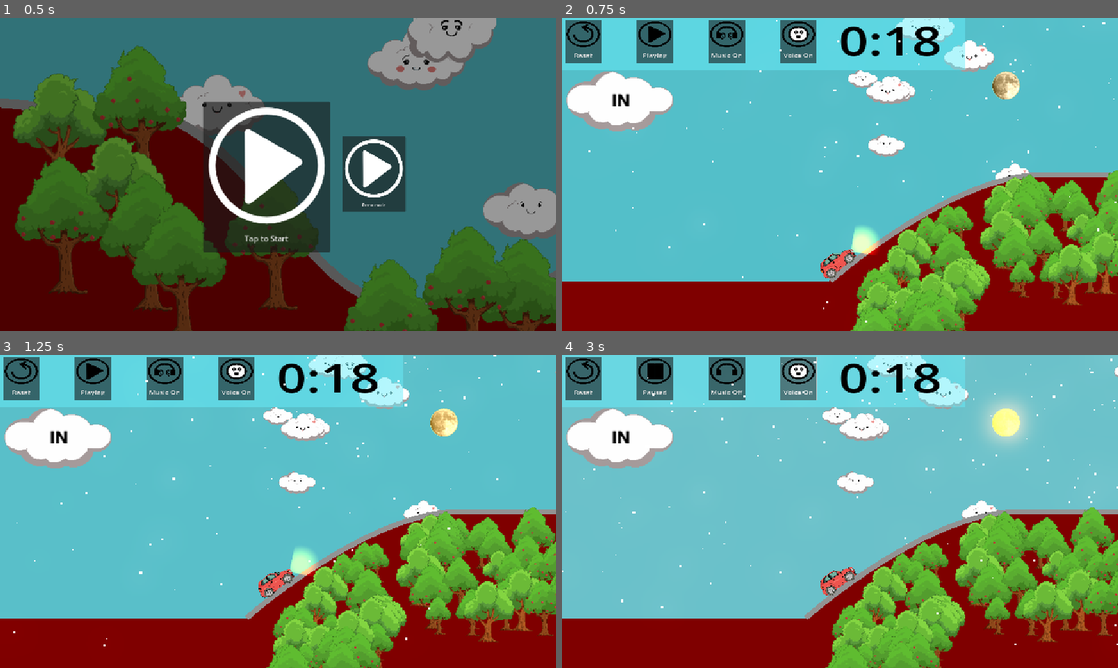
Above: before the commit, frames 1-4 (two rows, left to right).
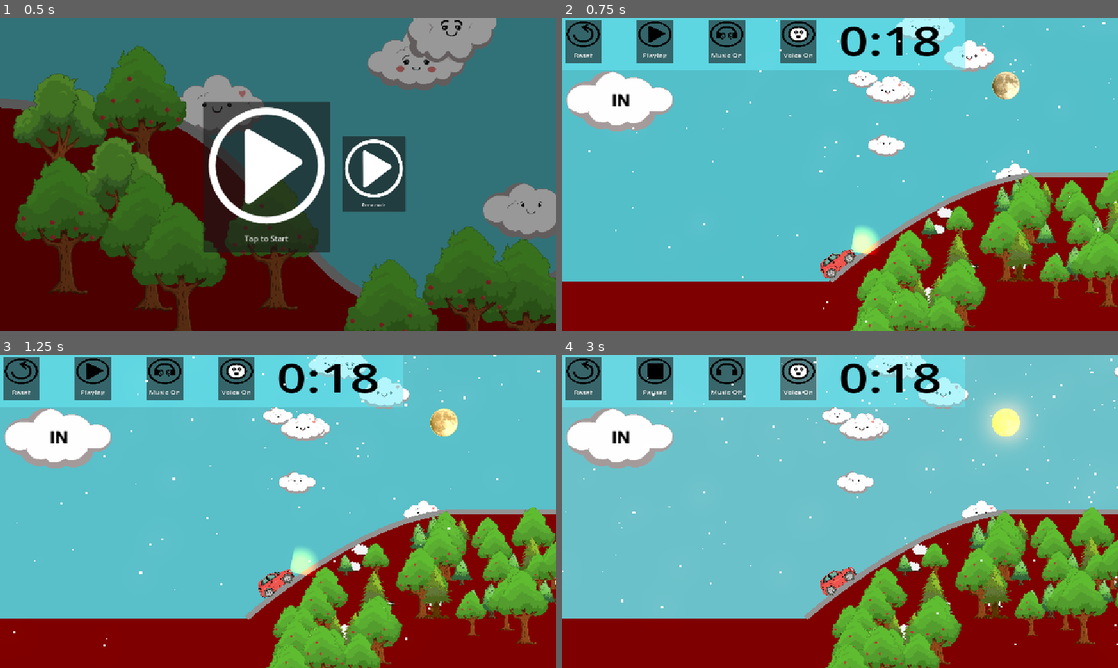
Above: after the commit, the same moments.

Repository: sslater11/breathline
Game: Godot game, scene res://start_scene.tscn
Two runs of this game, one before a commit and one after it. Both use one fixed random seed, a clock stepped at 60 frames per second and the inputs below. The engine's default icon, where the game draws it, is replaced by a stand-in: a white triangle on a blue panel in a dark square. Sound files missing from this copy of the repository are replaced by a short silence.
Inputs:
- Up to frame 1 (0.5 s): no input
- Up to frame 2 (0.75 s): click "Demo mode" at 0.5 s
- Up to frame 3 (1.25 s): no input
- Up to frame 4 (3 s): click "Playing" at 1.25 s; click "Voice On" at 2 s; click "Voice Off" at 2.75 s

Frame 1 is identical in both runs. In frame 2, 7.4% of the frame differs, in the area x 53-100%, y 50-100%; in frame 3, 7.8%; in frame 4, 7.9%, in the area x 48-100%, y 50-100%.

Commit message:
Added pine trees and sheep.

Diff:
--- a/node_2d.gd
+++ b/node_2d.gd
@@ -47,6 +47,9 @@
 @onready var tree_1: AnimatedSprite2D = $tree1
 @onready var tree_2: AnimatedSprite2D = $tree2
 @onready var tree_3: AnimatedSprite2D = $tree3
+@onready var pine_tree_1: AnimatedSprite2D = $pine_tree1
+@onready var pine_tree_2: AnimatedSprite2D = $pine_tree2
+@onready var sheep: AnimatedSprite2D = $sheep
 
 @onready var cloud_0: AnimatedSprite2D = $cloud0
 @onready var cloud_1: AnimatedSprite2D = $cloud1
@@ -95,7 +98,7 @@
 
 # Called when the node enters the scene tree for the first time.
 func _ready() -> void:
-	all_animated_trees  = [ tree_0 , tree_1 , tree_2 , tree_3  ]
+	all_animated_trees  = [ sheep, pine_tree_1, pine_tree_2, tree_0 , tree_1 , tree_2 , tree_3  ]
 	all_animated_clouds = [ cloud_0, cloud_1, cloud_2, cloud_3 ]
 
 	randomize()
--- a/node_2d.tscn
+++ b/node_2d.tscn
@@ -25,6 +25,9 @@
 [ext_resource type="Texture2D" uid="uid://vj3c3p5y5ep1" path="res://assets/tree1.png" id="23_gt76g"]
 [ext_resource type="Texture2D" uid="uid://in0cs84wuofv" path="res://assets/tree2.png" id="24_1fr6y"]
 [ext_resource type="Texture2D" uid="uid://bde2hv8rm7xub" path="res://assets/tree3.png" id="25_2hxjc"]
+[ext_resource type="Texture2D" uid="uid://durn1531gp1qf" path="res://assets/pine_tree_1_250_x_250.png" id="26_2hxjc"]
+[ext_resource type="Texture2D" uid="uid://c81rtefc0qb0s" path="res://assets/pine_tree_2_220_x_151.png" id="27_ebxd8"]
+[ext_resource type="Texture2D" uid="uid://d0l68kbc4u1y1" path="res://assets/sheep_eating_150_x_100.png" id="28_2u7jv"]
 
 [sub_resource type="Gradient" id="Gradient_txb2v"]
 offsets = PackedFloat32Array(0, 0.394872, 0.68718, 1)
@@ -1152,6 +1155,212 @@
 "speed": 5.0
 }]
 
+[sub_resource type="AtlasTexture" id="AtlasTexture_oixsq"]
+atlas = ExtResource("26_2hxjc")
+region = Rect2(0, 0, 250, 250)
+
+[sub_resource type="SpriteFrames" id="SpriteFrames_uo258"]
+animations = [{
+"frames": [{
+"duration": 1.0,
+"texture": SubResource("AtlasTexture_oixsq")
+}],
+"loop": true,
+"name": &"default",
+"speed": 5.0
+}]
+
+[sub_resource type="AtlasTexture" id="AtlasTexture_5yc5u"]
+atlas = ExtResource("27_ebxd8")
+region = Rect2(0, 0, 220, 151)
+
+[sub_resource type="SpriteFrames" id="SpriteFrames_bcdmj"]
+animations = [{
+"frames": [{
+"duration": 1.0,
+"texture": SubResource("AtlasTexture_5yc5u")
+}],
+"loop": true,
+"name": &"default",
+"speed": 5.0
+}]
+
+[sub_resource type="AtlasTexture" id="AtlasTexture_ysovn"]
+atlas = ExtResource("28_2u7jv")
+region = Rect2(0, 0, 150, 100)
+
+[sub_resource type="AtlasTexture" id="AtlasTexture_xa4jy"]
+atlas = ExtResource("28_2u7jv")
+region = Rect2(150, 0, 150, 100)
+
+[sub_resource type="AtlasTexture" id="AtlasTexture_4rgxs"]
+atlas = ExtResource("28_2u7jv")
+region = Rect2(300, 0, 150, 100)
+
+[sub_resource type="AtlasTexture" id="AtlasTexture_88olm"]
+atlas = ExtResource("28_2u7jv")
+region = Rect2(450, 0, 150, 100)
+
+[sub_resource type="AtlasTexture" id="AtlasTexture_kkr25"]
+atlas = ExtResource("28_2u7jv")
+region = Rect2(0, 100, 150, 100)
+
+[sub_resource type="AtlasTexture" id="AtlasTexture_fibx4"]
+atlas = ExtResource("28_2u7jv")
+region = Rect2(150, 100, 150, 100)
+
+[sub_resource type="AtlasTexture" id="AtlasTexture_7kqy5"]
+atlas = ExtResource("28_2u7jv")
+region = Rect2(300, 100, 150, 100)
+
+[sub_resource type="AtlasTexture" id="AtlasTexture_e1h34"]
+atlas = ExtResource("28_2u7jv")
+region = Rect2(450, 100, 150, 100)
+
+[sub_resource type="AtlasTexture" id="AtlasTexture_ywe1r"]
+atlas = ExtResource("28_2u7jv")
+region = Rect2(0, 200, 150, 100)
+
+[sub_resource type="AtlasTexture" id="AtlasTexture_pjm8v"]
+atlas = ExtResource("28_2u7jv")
+region = Rect2(150, 200, 150, 100)
+
+[sub_resource type="AtlasTexture" id="AtlasTexture_nlgyc"]
+atlas = ExtResource("28_2u7jv")
+region = Rect2(300, 200, 150, 100)
+
+[sub_resource type="AtlasTexture" id="AtlasTexture_oojoh"]
+atlas = ExtResource("28_2u7jv")
+region = Rect2(450, 200, 150, 100)
+
+[sub_resource type="AtlasTexture" id="AtlasTexture_c7o6v"]
+atlas = ExtResource("28_2u7jv")
+region = Rect2(0, 300, 150, 100)
+
+[sub_resource type="AtlasTexture" id="AtlasTexture_5i8vy"]
+atlas = ExtResource("28_2u7jv")
+region = Rect2(150, 300, 150, 100)
+
+[sub_resource type="AtlasTexture" id="AtlasTexture_43vxp"]
+atlas = ExtResource("28_2u7jv")
+region = Rect2(300, 300, 150, 100)
+
+[sub_resource type="AtlasTexture" id="AtlasTexture_sxwcl"]
+atlas = ExtResource("28_2u7jv")
+region = Rect2(450, 300, 150, 100)
+
+[sub_resource type="AtlasTexture" id="AtlasTexture_mb0t2"]
+atlas = ExtResource("28_2u7jv")
+region = Rect2(0, 400, 150, 100)
+
+[sub_resource type="AtlasTexture" id="AtlasTexture_m2ceb"]
+atlas = ExtResource("28_2u7jv")
+region = Rect2(150, 400, 150, 100)
+
+[sub_resource type="AtlasTexture" id="AtlasTexture_b481h"]
+atlas = ExtResource("28_2u7jv")
+region = Rect2(300, 400, 150, 100)
+
+[sub_resource type="AtlasTexture" id="AtlasTexture_uhvdc"]
+atlas = ExtResource("28_2u7jv")
+region = Rect2(450, 400, 150, 100)
+
+[sub_resource type="AtlasTexture" id="AtlasTexture_aq07h"]
+atlas = ExtResource("28_2u7jv")
+region = Rect2(0, 500, 150, 100)
+
+[sub_resource type="AtlasTexture" id="AtlasTexture_qphy4"]
+atlas = ExtResource("28_2u7jv")
+region = Rect2(150, 500, 150, 100)
+
+[sub_resource type="AtlasTexture" id="AtlasTexture_oxvno"]
+atlas = ExtResource("28_2u7jv")
+region = Rect2(300, 500, 150, 100)
+
+[sub_resource type="AtlasTexture" id="AtlasTexture_xotjc"]
+atlas = ExtResource("28_2u7jv")
+region = Rect2(450, 500, 150, 100)
+
+[sub_resource type="SpriteFrames" id="SpriteFrames_5f7vl"]
+animations = [{
+"frames": [{
+"duration": 1.0,
+"texture": SubResource("AtlasTexture_ysovn")
+}, {
+"duration": 1.0,
+"texture": SubResource("AtlasTexture_xa4jy")
+}, {
+"duration": 1.0,
+"texture": SubResource("AtlasTexture_4rgxs")
+}, {
+"duration": 1.0,
+"texture": SubResource("AtlasTexture_88olm")
+}, {
+"duration": 1.0,
+"texture": SubResource("AtlasTexture_kkr25")
+}, {
+"duration": 1.0,
+"texture": SubResource("AtlasTexture_fibx4")
+}, {
+"duration": 1.0,
+"texture": SubResource("AtlasTexture_7kqy5")
+}, {
+"duration": 1.0,
+"texture": SubResource("AtlasTexture_e1h34")
+}, {
+"duration": 1.0,
+"texture": SubResource("AtlasTexture_ywe1r")
+}, {
+"duration": 1.0,
+"texture": SubResource("AtlasTexture_pjm8v")
+}, {
+"duration": 1.0,
+"texture": SubResource("AtlasTexture_nlgyc")
+}, {
+"duration": 1.0,
+"texture": SubResource("AtlasTexture_oojoh")
+}, {
+"duration": 1.0,
+"texture": SubResource("AtlasTexture_c7o6v")
+}, {
+"duration": 1.0,
+"texture": SubResource("AtlasTexture_5i8vy")
+}, {
+"duration": 1.0,
+"texture": SubResource("AtlasTexture_43vxp")
+}, {
+"duration": 1.0,
+"texture": SubResource("AtlasTexture_sxwcl")
+}, {
+"duration": 1.0,
+"texture": SubResource("AtlasTexture_mb0t2")
+}, {
+"duration": 1.0,
+"texture": SubResource("AtlasTexture_m2ceb")
+}, {
+"duration": 1.0,
+"texture": SubResource("AtlasTexture_b481h")
+}, {
+"duration": 1.0,
+"texture": SubResource("AtlasTexture_uhvdc")
+}, {
+"duration": 1.0,
+"texture": SubResource("AtlasTexture_aq07h")
+}, {
+"duration": 1.0,
+"texture": SubResource("AtlasTexture_qphy4")
+}, {
+"duration": 1.0,
+"texture": SubResource("AtlasTexture_oxvno")
+}, {
+"duration": 1.0,
+"texture": SubResource("AtlasTexture_xotjc")
+}],
+"loop": true,
+"name": &"default",
+"speed": 5.0
+}]
+
 [node name="Node2D" type="Node2D"]
 script = ExtResource("1_g6fdy")
 
@@ -1606,3 +1815,16 @@
 [node name="tree3" type="AnimatedSprite2D" parent="."]
 position = Vector2(-752, -752)
 sprite_frames = SubResource("SpriteFrames_oixsq")
+
+[node name="pine_tree1" type="AnimatedSprite2D" parent="."]
+position = Vector2(-752, -752)
+sprite_frames = SubResource("SpriteFrames_uo258")
+
+[node name="pine_tree2" type="AnimatedSprite2D" parent="."]
+position = Vector2(-752, -752)
+sprite_frames = SubResource("SpriteFrames_bcdmj")
+
+[node name="sheep" type="AnimatedSprite2D" parent="."]
+position = Vector2(-752, -752)
+sprite_frames = SubResource("SpriteFrames_5f7vl")
+frame_progress = 0.403591
Binary file added: assets/pine_tree_1_250_x_250.png
Not shown, added: assets/pine_tree_1_250_x_250.png.import
Binary file added: assets/pine_tree_2_220_x_151.png
Not shown, added: assets/pine_tree_2_220_x_151.png.import
Binary file added: assets/sheep_eating_150_x_100.png
Not shown, added: assets/sheep_eating_150_x_100.png.import
Not shown: 1 places in node_2d.tscn that only renumber resources
Not shown, changed: todo.txt
